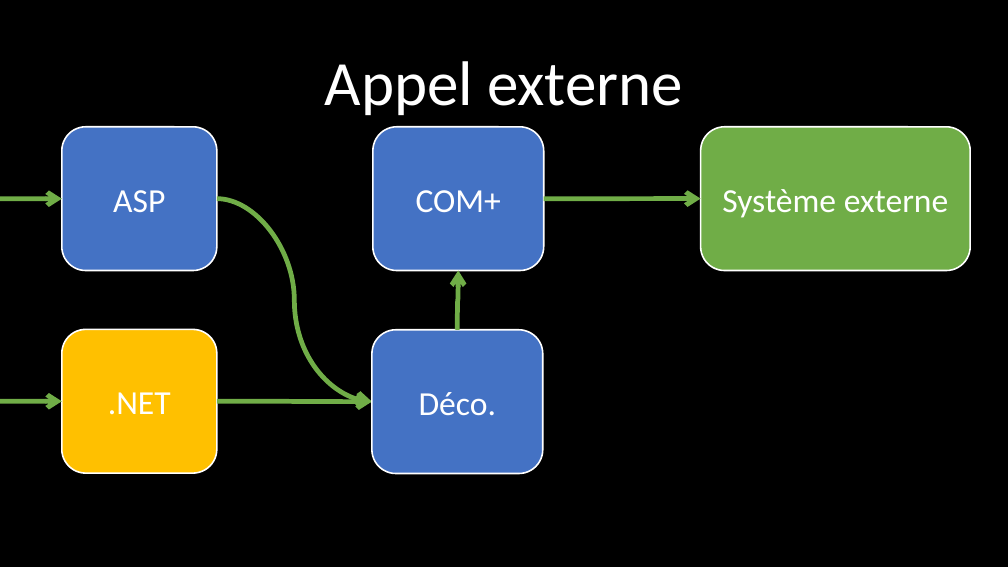
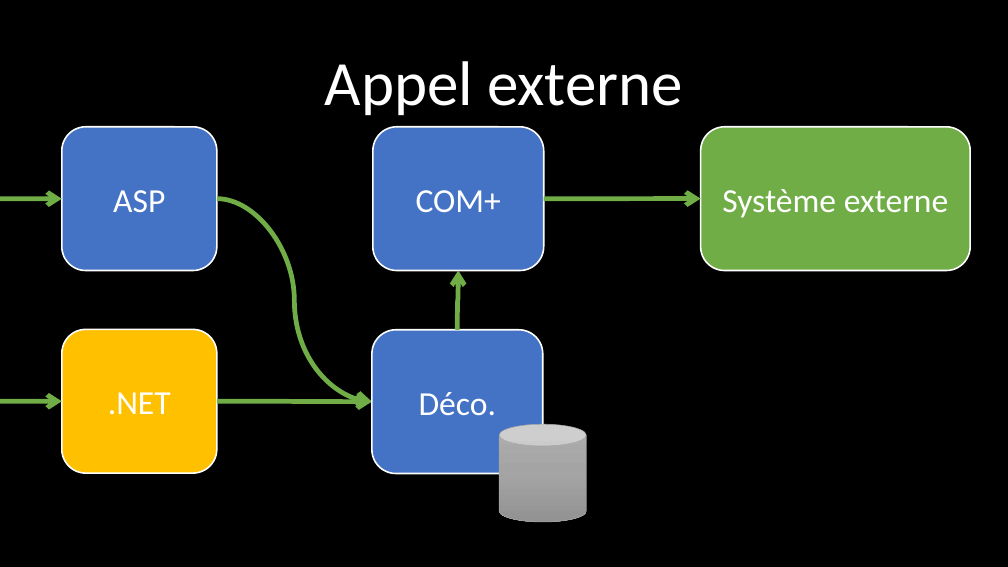
Before and after one commit to Pvlerick/DevDay2018, a slide deck: slide 7 of images.pptx. Drawn at 1008x567 pixels with LibreOffice and Linux fonts; fonts in the diff are those of the drawing. Boxes give left, top, right and bottom in pixels: in the first picture for what was removed or moved away, otherwise in the second. Text is boxed around its words. In the diff, an @@ line names an element or a change of style, - is before the commit and + after.

```diff
--- a/images.pptx
+++ b/images.pptx
@@ cylinder added at (499,424,586,522), fill gradient #AFAFAF to #A5A5A5 to #939393, outline #A5A5A5 0.5 pt @@
```
Also in this commit, not shown: 2 other files.
